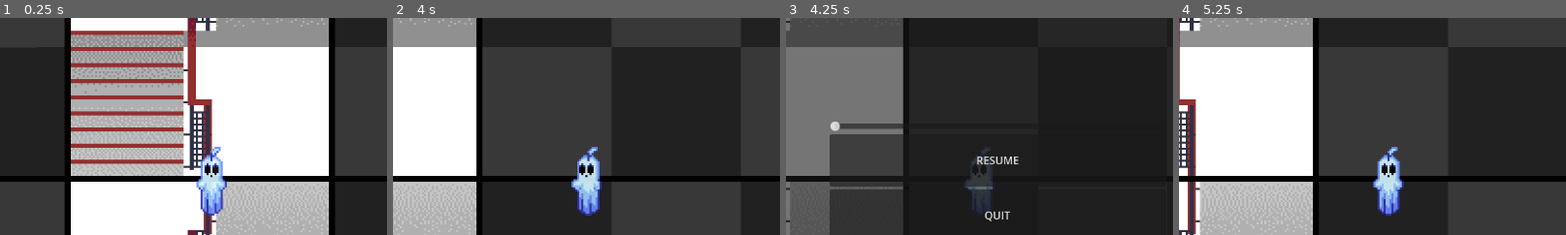
Above: before the commit, frames 1-4 (left to right).
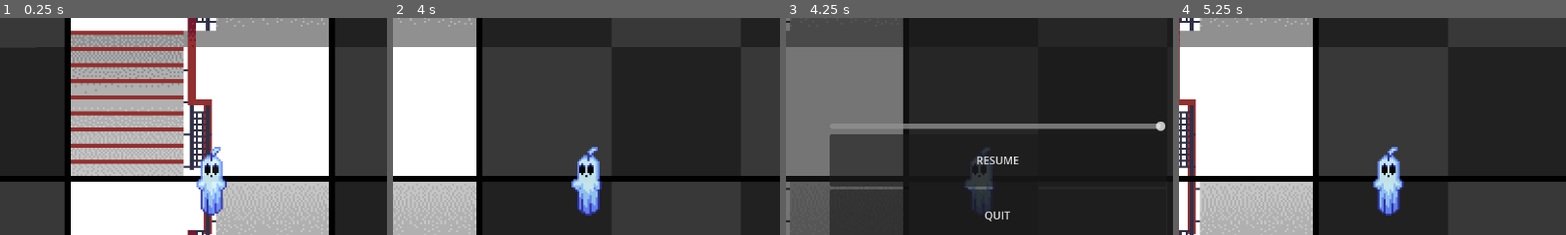
Above: after the commit, the same moments.

Repository: Laquinh/hell-duck-game
Game: Godot game, scene res://main.tscn
Two runs of this game, one before a commit and one after it. Both use one fixed random seed, a clock stepped at 60 frames per second and the inputs below.
Inputs:
- Up to frame 1 (0.25 s): no input
- Up to frame 2 (4 s): tap Enter at 0.5 s; hold Right (move_right) 0.53-1.28 s; hold Space (possess) 0.53-1.28 s; hold Down (move_down) 1.28-2.03 s; tap Space (possess) at 1.35, 2.85 s; hold Right (move_right) 2.03-2.78 s; hold Space (possess) 2.03-2.78 s; hold Up (move_up) 2.78-3.53 s; hold Left (move_left) from 3.53 s (still down); hold Space (possess) from 3.53 s (still down)
- Up to frame 3 (4.25 s): keep holding Left (move_left); keep holding Space (possess); tap Escape (ui_cancel) at 4.15 s
- Up to frame 4 (5.25 s): release Space (possess) at 4.28 s; tap Space (possess) at 4.35 s; release Left (move_left) at 5 s; click "RESUME" at 5 s
The pictures show only the part of the screen within x 23-73%, y 12-62%; the shares and areas given below are measured in that part.

Frames 1-2 are identical in both runs. In frame 3, 2.4% of the frame differs, in the area x 11-98%, y 47-53%; in frame 4, nothing differs.

Commit message:
Fix default volume slider value

Diff:
--- a/pause-menu/pause_menu.tscn
+++ b/pause-menu/pause_menu.tscn
@@ -41,6 +41,7 @@
 layout_mode = 2
 max_value = 1.0
 step = 0.001
+value = 1.0
 
 [node name="ResumeButton" type="Button" parent="Control/Panel/VBoxContainer"]
 layout_mode = 2
